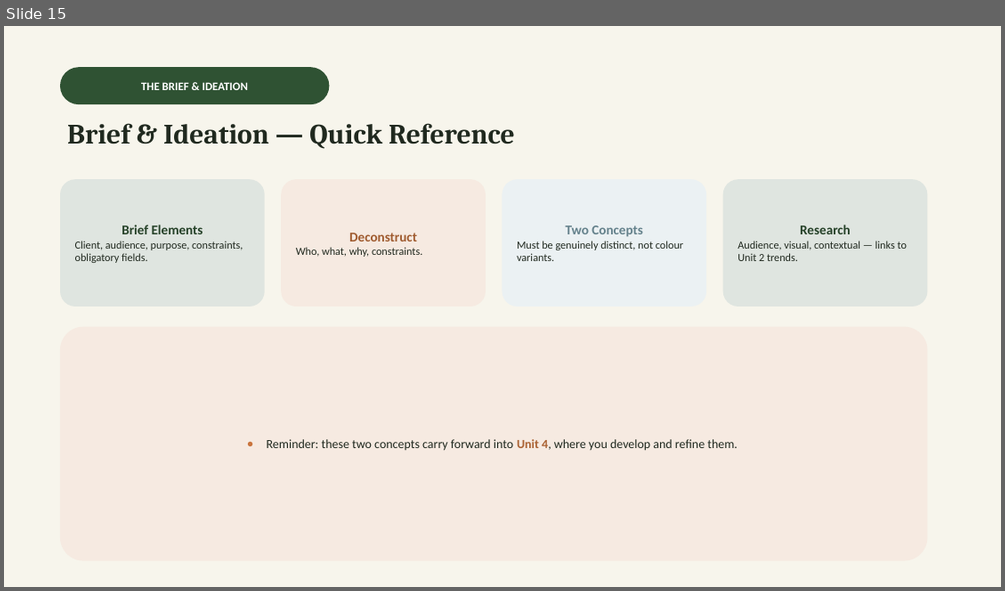
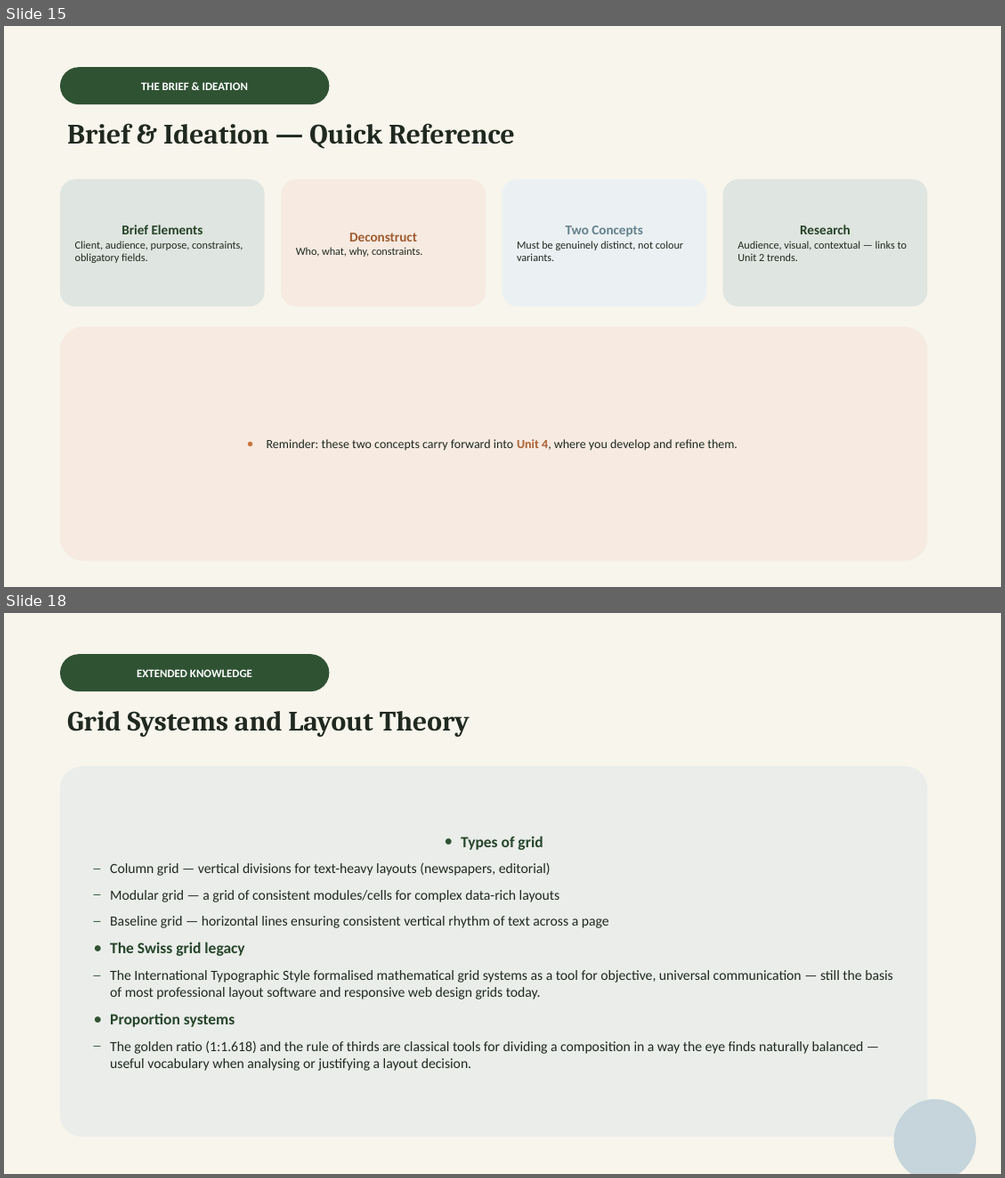
Before and after one commit to melodywyc0710/chuck, a slide deck: teaching-materials/vcd-vce/powerpoint/Unit3-Reconceptualisation-and-Reinvention.pptx. Shown one above the other, each under a label of ours: slide 15 before the commit, slides 15 and 18 after it; the slides between them are not shown. The pictures are 1005x591 and 1005x1178 pixels, drawn with LibreOffice and Linux fonts; fonts in the diff are those of the drawing. Boxes give left, top, right and bottom in pixels: in the first picture for what was removed or moved away, otherwise in the second. Text is boxed around its words. In the diff, an @@ line names an element or a change of style, - is before the commit and + after.

```diff
--- a/teaching-materials/vcd-vce/powerpoint/Unit3-Reconceptualisation-and-Reinvention.pptx
+++ b/teaching-materials/vcd-vce/powerpoint/Unit3-Reconceptualisation-and-Reinvention.pptx
@@ slide 18 added at (4,613,1001,1174), background #F7F5EC @@
@@ rounded rectangle added at (60,654,329,691), fill #2F5233, 11 pt, text #FFFFFF, bold @@
+EXTENDED KNOWLEDGE
@@ text added at (67,711,469,737), 27 pt, text #20291F, bold @@
+Grid Systems and Layout Theory
@@ rounded rectangle added at (60,766,928,1136), fill #EAEDEA, 13.5 pt, text #20291F @@
+● Types of grid
+– Column grid — vertical divisions for text-heavy layouts (newspapers, editorial)
+– Modular grid — a grid of consistent modules/cells for complex data-rich layouts
+– Baseline grid — horizontal lines ensuring consistent vertical rhythm of text across a page
+● The Swiss grid legacy
+– The International Typographic Style formalised mathematical grid systems as a tool for objective, universal communication — still the basis of most professional layout software and responsive web design grids today.
+● Proportion systems
+– The golden ratio (1:1.618) and the rule of thirds are classical tools for dividing a composition in a way the eye finds naturally balanced — useful vocabulary when analysing or justifying a layout decision.
@@ ellipse added at (894,1099,976,1174), fill #C5D5DB @@
```
Also in this commit, not shown: 9 other slides added, 4 other files.
